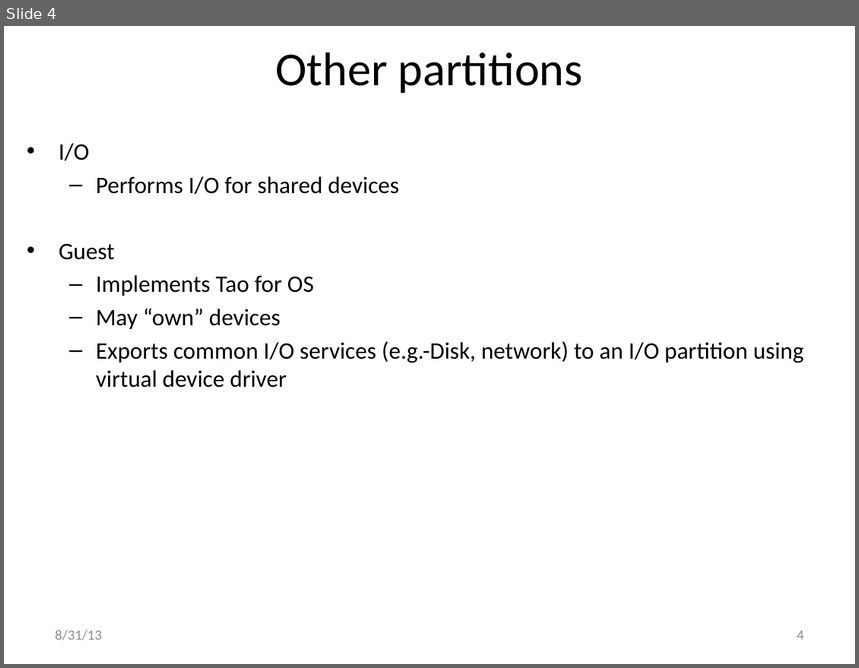
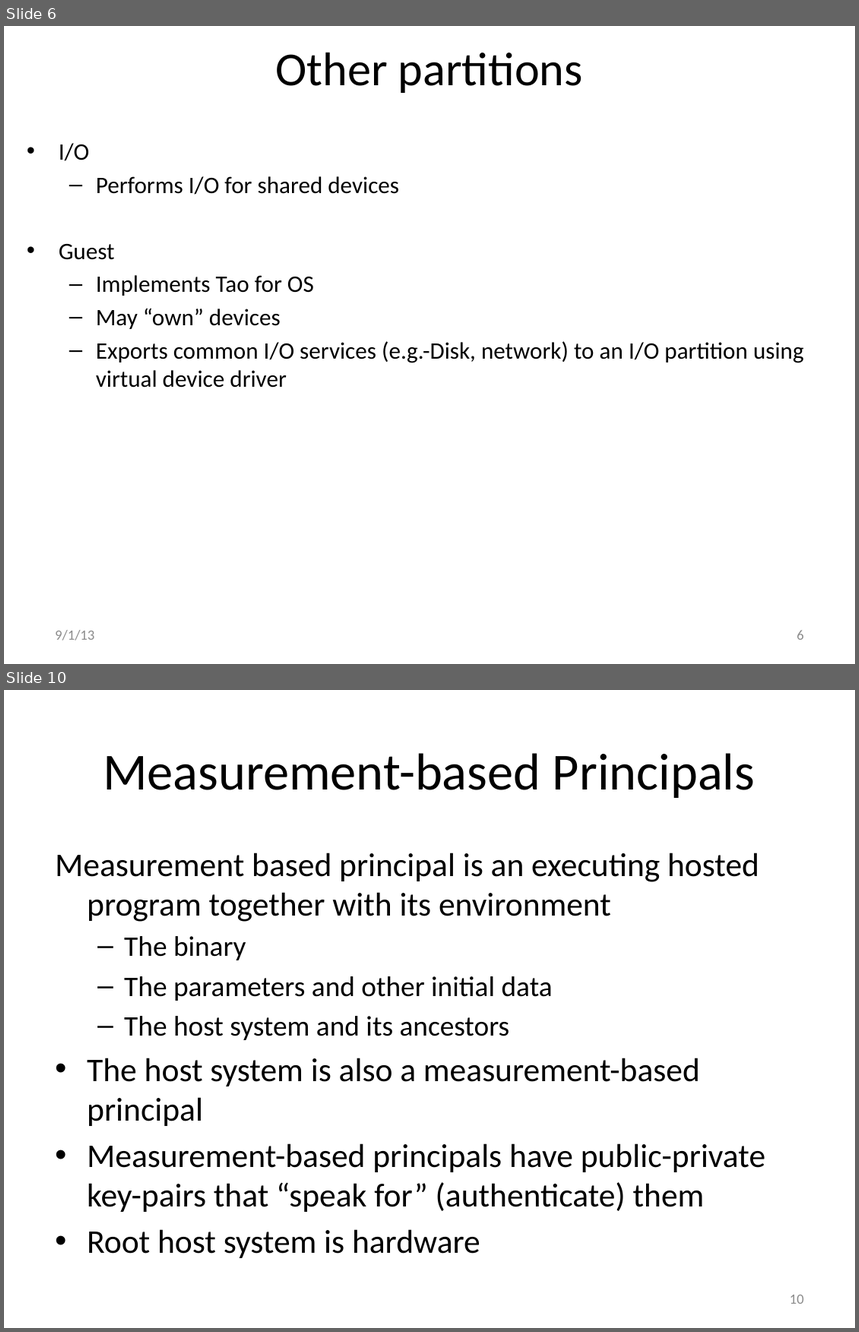
Before and after one commit to jlmucb/cloudproxy, a slide deck: Doc/Hypervisor.pptx. Shown one above the other, each under a label of ours: slide 4 before the commit, slides 6 and 10 after it; the slides between them are not shown. The pictures are 859x668 and 859x1332 pixels, drawn with LibreOffice and Linux fonts; fonts in the diff are those of the drawing. Boxes give left, top, right and bottom in pixels: in the first picture for what was removed or moved away, otherwise in the second. Text is boxed around its words. In the diff, an @@ line names an element or a change of style, - is before the commit and + after.

```diff
--- a/Doc/Hypervisor.pptx
+++ b/Doc/Hypervisor.pptx
@@ slide 10 added at (4, 690, 855, 1328), background #FFFFFF @@
@@ title added at (103, 753, 755, 798), 44 pt, text #000000 @@
+Measurement-based Principals
@@ text added at (55, 853, 766, 1258), 28 pt, text #000000 @@
+Measurement based principal is an executing hosted program together with its environment
+  – The binary
+  – The parameters and other initial data
+  – The host system and its ancestors
+• The host system is also a measurement-based principal
+• Measurement-based principals have public-private key-pairs that “speak for” (authenticate) them
+• Root host system is hardware
@@ page number added at (790, 1295, 804, 1304), 12 pt, text #8C8C8C @@
+10
@@ what was slide 4 is now slide 6 @@
@@ slide 6 changed as well @@
@@ text at (55, 630, 94, 641): text changed @@
-8/31/13
+9/1/13
@@ page number at (797, 630, 804, 640): text changed @@
-4
+6
```
Also in this commit, not shown: 3 other slides changed, 9 other slides added, 4 other files.
